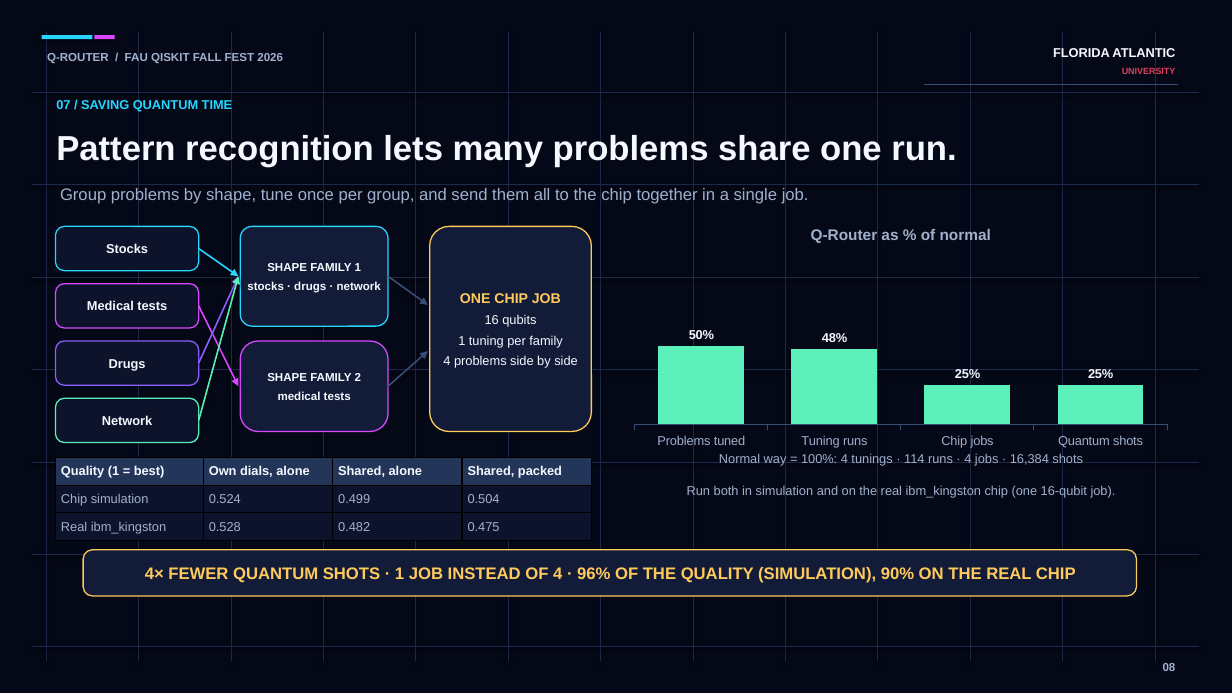
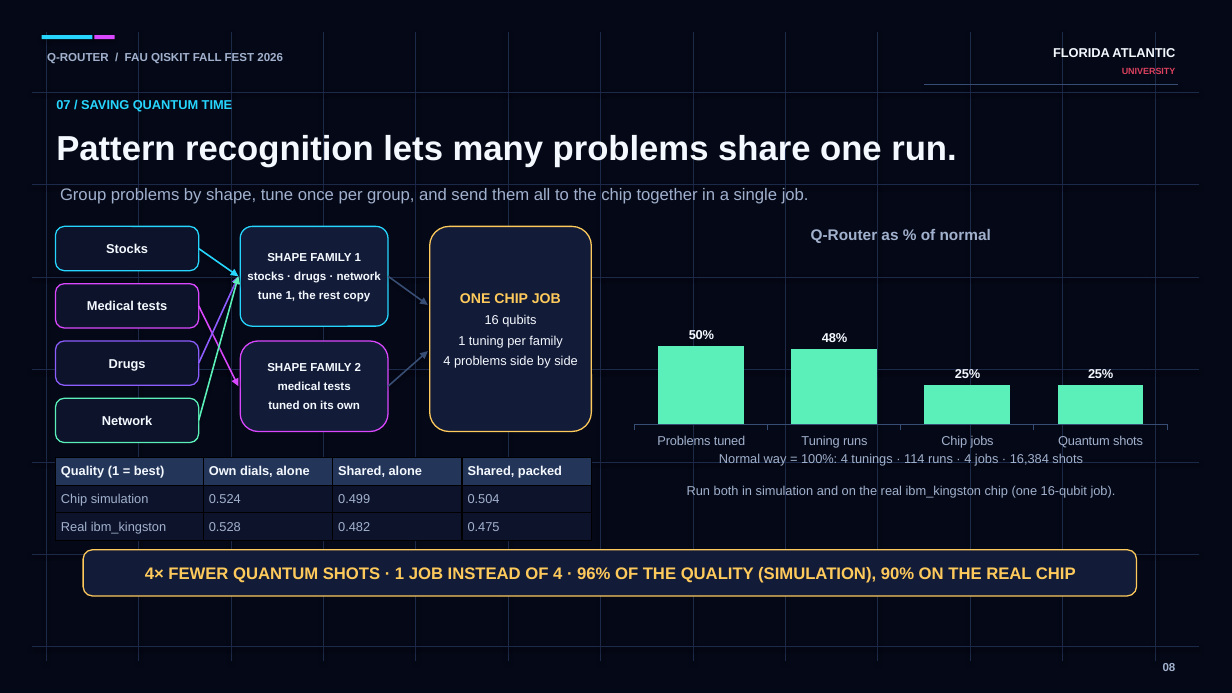
Before and after one commit to gurramn2025-cloud/q-router, a slide deck: slide 8 of slides/Q-Router_presentation.pptx. Drawn at 1232x693 pixels with LibreOffice and Linux fonts; fonts in the diff are those of the drawing. Boxes give left, top, right and bottom in pixels: in the first picture for what was removed or moved away, otherwise in the second. Text is boxed around its words. In the diff, an @@ line names an element or a change of style, - is before the commit and + after.

```diff
--- a/slides/Q-Router_presentation.pptx
+++ b/slides/Q-Router_presentation.pptx
@@ text at bbox=[258, 290, 370, 302]: paragraph added @@
+tune 1, the rest copy
@@ text at bbox=[268, 400, 360, 409]: paragraph added @@
+tuned on its own
```
Also in this commit, not shown: 3 other slides changed.
